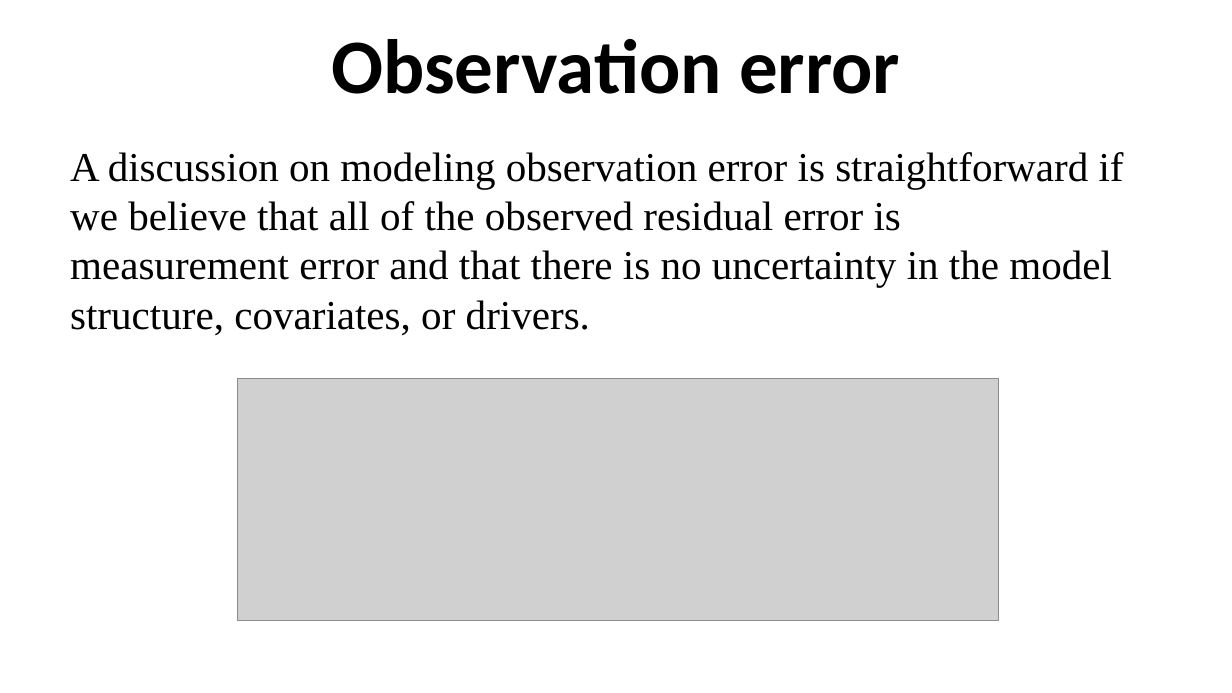
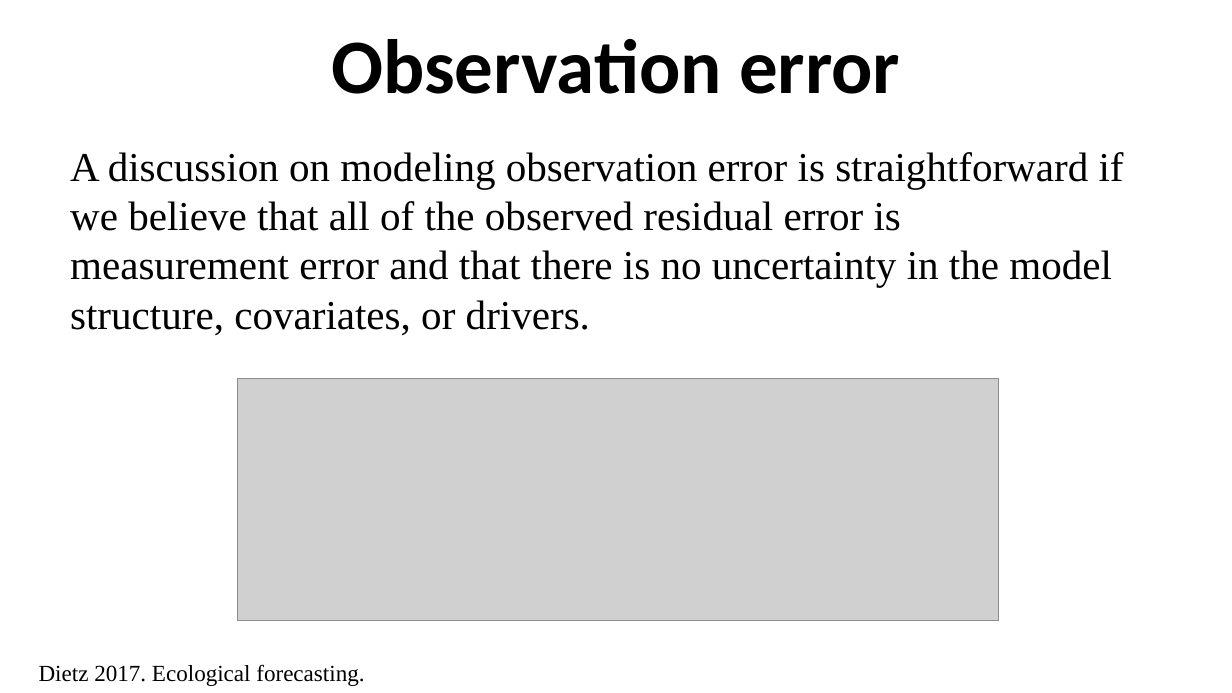
Before and after one commit to ahurford/aarms-summer-school, a slide deck: slide 6 of amy-lectures/Characterizing_Uncertainty.pptx. Drawn at 1232x693 pixels with LibreOffice and Linux fonts; fonts in the diff are those of the drawing; grey boxes stand for pictures. Boxes give left, top, right and bottom in pixels: in the first picture for what was removed or moved away, otherwise in the second. Text is boxed around its words. In the diff, an @@ line names an element or a change of style, - is before the commit and + after.

```diff
--- a/amy-lectures/Characterizing_Uncertainty.pptx
+++ b/amy-lectures/Characterizing_Uncertainty.pptx
@@ text added at [39,664,364,686], 18 pt, text #000000 @@
+Dietz 2017. Ecological forecasting.
```
Also in this commit, not shown: 4 other slides changed, 4 slides added, 1 other file.
